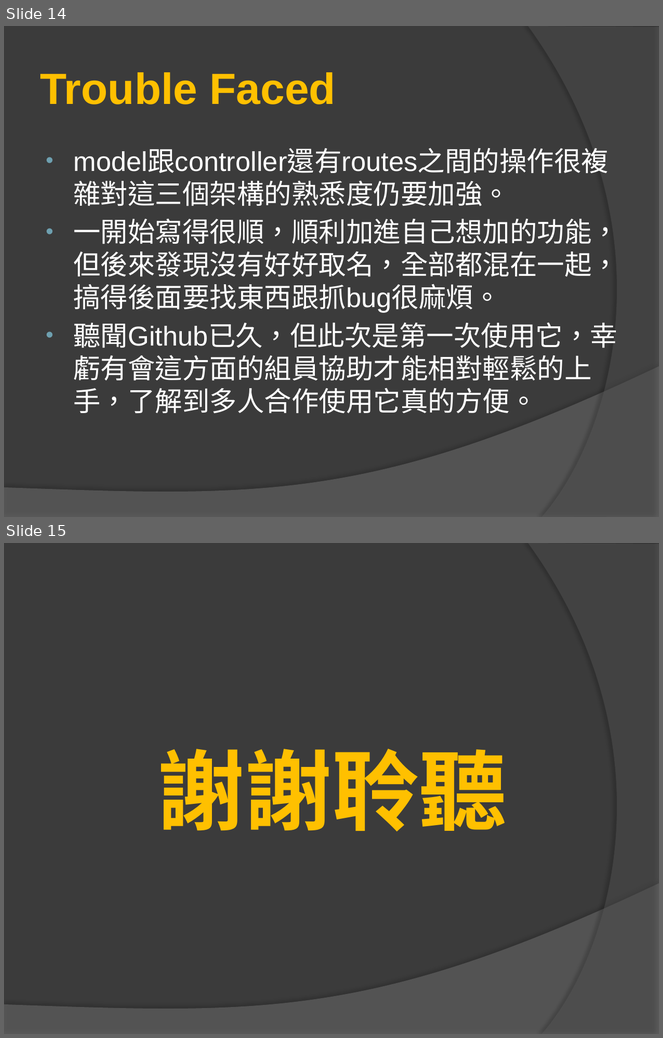
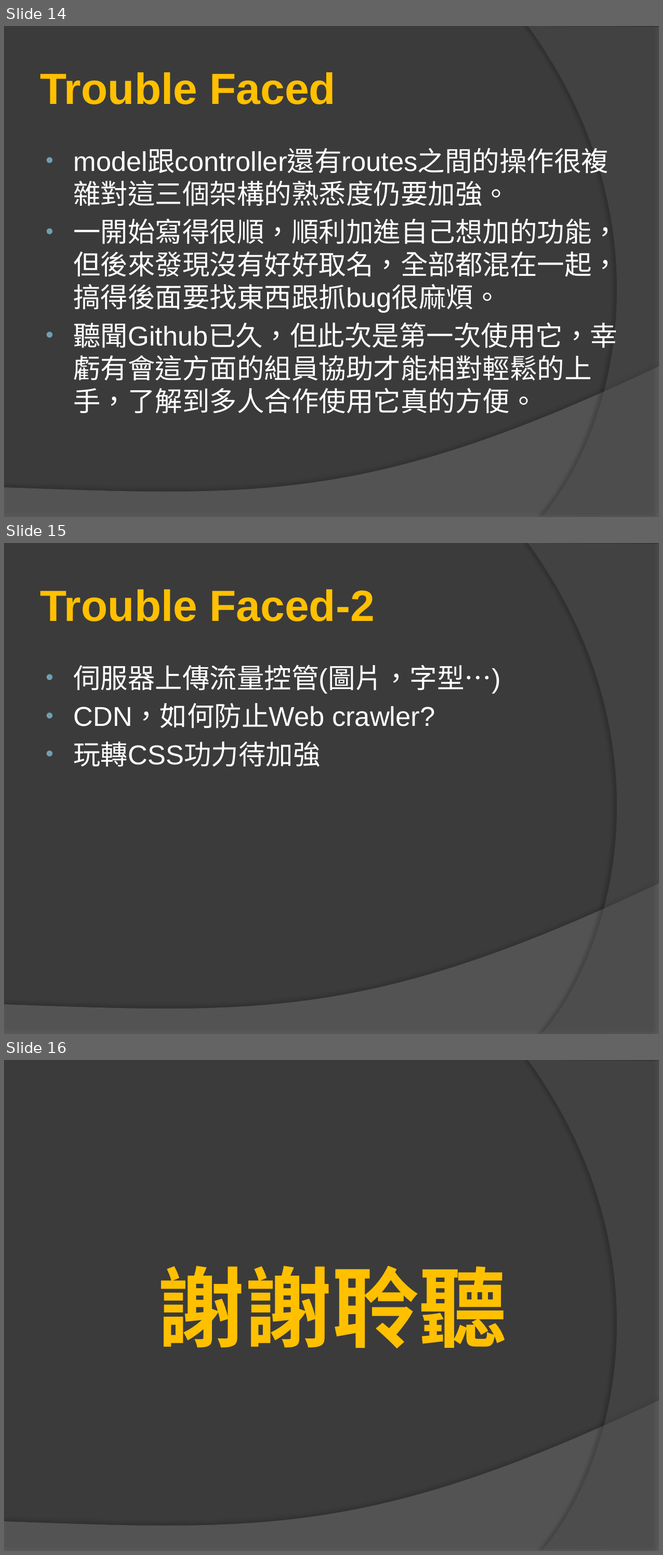
Before and after one commit to Michelletai/G12, a slide deck: doc/client/G12-網頁導航網.pptx. Shown one above the other, each under a label of ours: slides 14 and 15 before the commit, slides 14, 15 and 16 after it. The pictures are 663x1038 and 663x1555 pixels, drawn with LibreOffice and Linux fonts; fonts in the diff are those of the drawing. Boxes give left, top, right and bottom in pixels: in the first picture for what was removed or moved away, otherwise in the second. Text is boxed around its words. In the diff, an @@ line names an element or a change of style, - is before the commit and + after.

```diff
--- a/doc/client/G12-網頁導航網.pptx
+++ b/doc/client/G12-網頁導航網.pptx
@@ slide 15 added at <box>4,543,659,1034</box>, background #3B3B3B; not listed: 2 template elements that a slide beside it also shows @@
@@ title added at <box>40,589,374,622</box>, 48 pt, text #FFC000, bold @@
+Trouble Faced-2
@@ text added at <box>73,665,501,767</box>, 30 pt, text #FFFFFF @@
+• 伺服器上傳流量控管(圖片，字型…)
+• CDN，如何防止Web crawler?
+• 玩轉CSS功力待加強
@@ what was slide 15 is now slide 16 @@
```
Also in this commit, not shown: 2 other files.
